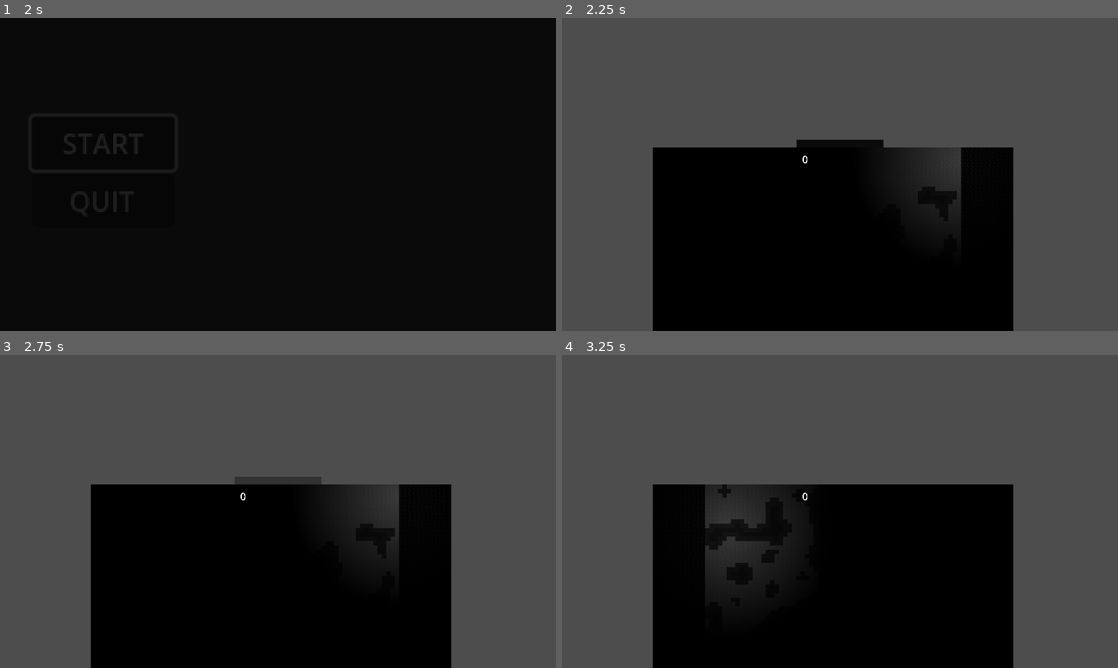
Above: before the commit, frames 1-4 (two rows, left to right).
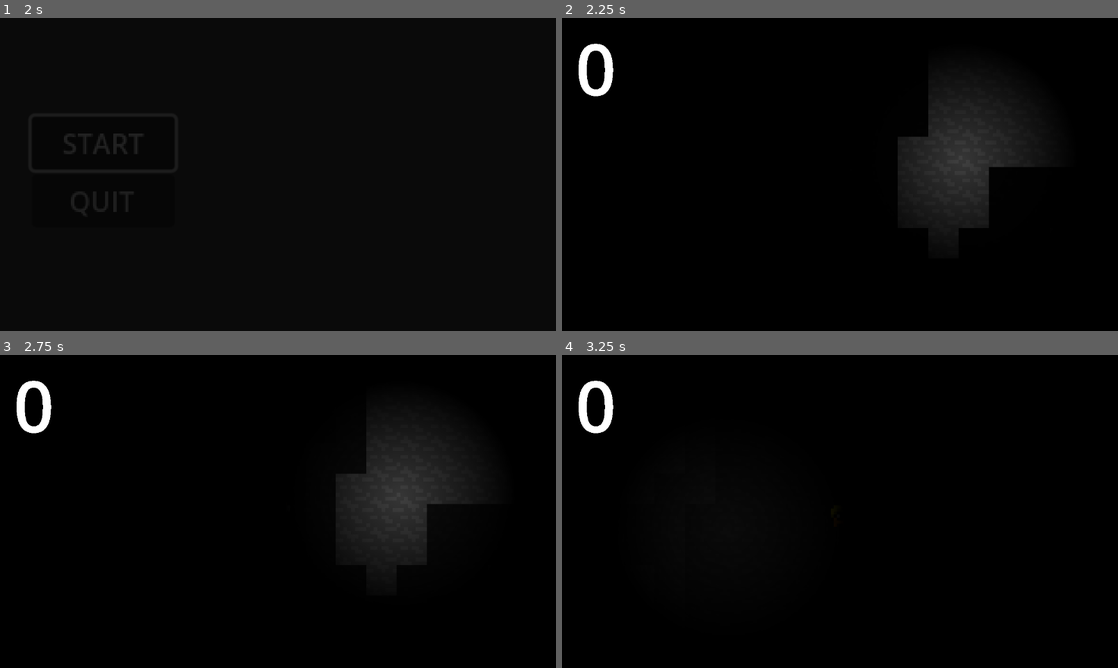
Above: after the commit, the same moments.

Repository: SheEldenOnMyRingUntilITarnished/GDD-223-Game-1-Week-Jam-
Game: Godot game, scene res://Scenes/main_menu.tscn
Two runs of this game, one before a commit and one after it. Both use one fixed random seed, a clock stepped at 60 frames per second and the inputs below.
Inputs (mouse positions are in pixels of both pictures, inside the frame that each line leads up to):
- Up to frame 1 (2 s): click "START" at 0.5 s; click "START" at 1.25 s
- Up to frame 2 (2.25 s): move the mouse to (962, 158) at 2.02 s; hold D (Player_Right) from 2.03 s (still down); tap E (Player_Interact) at 2.1 s
- Up to frame 3 (2.75 s): keep holding D (Player_Right); tap Space (Player_Jump) at 2.27 s
- Up to frame 4 (3.25 s): keep holding D (Player_Right); tap Enter at 2.75 s; move the mouse to (728, 527) at 2.77 s; tap Down (Player_Pickaxe_Down) at 2.85 s; tap Space (Player_Jump) at 3.02 s

Frame 1 is identical in both runs. In frame 2, 63% of the frame differs, in the area x 0-100%, y 0-100%; in frame 3, 64%; in frame 4, 64%.

Commit message:
Fixed issue with camera size

Diff:
--- /dev/null
+++ b/Prefabs/Blocks/Winning_block_prefab.tscn
@@ -0,0 +1,13 @@
+[gd_scene load_steps=3 format=3 uid="uid://b0sba2jxireex"]
+
+[ext_resource type="PackedScene" uid="uid://f1j1yp33pky1" path="res://Prefabs/basic_block_prefab.tscn" id="1_p7r2n"]
+[ext_resource type="Script" uid="uid://deumahbt68tjc" path="res://Scripts/Blocks/winning_block_data.gd" id="2_p7r2n"]
+
+[node name="Node2D" instance=ExtResource("1_p7r2n")]
+script = ExtResource("2_p7r2n")
+
+[node name="CollisionShape2D" parent="." index="0"]
+disabled = true
+
+[node name="Sprite2D" parent="." index="1"]
+frame = 4
--- a/Scenes/main_game.tscn
+++ b/Scenes/main_game.tscn
@@ -53,6 +53,42 @@
 "update": 1,
 "values": [true, true]
 }
+tracks/2/type = "value"
+tracks/2/imported = false
+tracks/2/enabled = false
+tracks/2/path = NodePath("Player/Camera2D/Label:visible")
+tracks/2/interp = 1
+tracks/2/loop_wrap = true
+tracks/2/keys = {
+"times": PackedFloat32Array(),
+"transitions": PackedFloat32Array(),
+"update": 1,
+"values": []
+}
+tracks/3/type = "value"
+tracks/3/imported = false
+tracks/3/enabled = false
+tracks/3/path = NodePath("Player/Camera2D/Restart_Button:visible")
+tracks/3/interp = 1
+tracks/3/loop_wrap = true
+tracks/3/keys = {
+"times": PackedFloat32Array(),
+"transitions": PackedFloat32Array(),
+"update": 1,
+"values": []
+}
+tracks/4/type = "value"
+tracks/4/imported = false
+tracks/4/enabled = false
+tracks/4/path = NodePath("Player/Camera2D/Menu_Button:visible")
+tracks/4/interp = 1
+tracks/4/loop_wrap = true
+tracks/4/keys = {
+"times": PackedFloat32Array(),
+"transitions": PackedFloat32Array(),
+"update": 1,
+"values": []
+}
 
 [sub_resource type="Animation" id="Animation_bb2iq"]
 resource_name = "Fade_To_Black"
@@ -80,6 +116,42 @@
 "update": 1,
 "values": [true]
 }
+tracks/2/type = "value"
+tracks/2/imported = false
+tracks/2/enabled = true
+tracks/2/path = NodePath("Player/Camera2D/Label:visible")
+tracks/2/interp = 1
+tracks/2/loop_wrap = true
+tracks/2/keys = {
+"times": PackedFloat32Array(0, 0.6),
+"transitions": PackedFloat32Array(1, 1),
+"update": 1,
+"values": [false, true]
+}
+tracks/3/type = "value"
+tracks/3/imported = false
+tracks/3/enabled = true
+tracks/3/path = NodePath("Player/Camera2D/Restart_Button:visible")
+tracks/3/interp = 1
+tracks/3/loop_wrap = true
+tracks/3/keys = {
+"times": PackedFloat32Array(0, 0.6),
+"transitions": PackedFloat32Array(1, 1),
+"update": 1,
+"values": [false, true]
+}
+tracks/4/type = "value"
+tracks/4/imported = false
+tracks/4/enabled = true
+tracks/4/path = NodePath("Player/Camera2D/Menu_Button:visible")
+tracks/4/interp = 1
+tracks/4/loop_wrap = true
+tracks/4/keys = {
+"times": PackedFloat32Array(0, 0.6),
+"transitions": PackedFloat32Array(1, 1),
+"update": 1,
+"values": [false, true]
+}
 
 [sub_resource type="Animation" id="Animation_6j5ir"]
 length = 0.001
@@ -107,6 +179,42 @@
 "update": 1,
 "values": [false]
 }
+tracks/2/type = "value"
+tracks/2/imported = false
+tracks/2/enabled = true
+tracks/2/path = NodePath("Player/Camera2D/Label:visible")
+tracks/2/interp = 1
+tracks/2/loop_wrap = true
+tracks/2/keys = {
+"times": PackedFloat32Array(0),
+"transitions": PackedFloat32Array(1),
+"update": 1,
+"values": [false]
+}
+tracks/3/type = "value"
+tracks/3/imported = false
+tracks/3/enabled = true
+tracks/3/path = NodePath("Player/Camera2D/Restart_Button:visible")
+tracks/3/interp = 1
+tracks/3/loop_wrap = true
+tracks/3/keys = {
+"times": PackedFloat32Array(0),
+"transitions": PackedFloat32Array(1),
+"update": 1,
+"values": [false]
+}
+tracks/4/type = "value"
+tracks/4/imported = false
+tracks/4/enabled = true
+tracks/4/path = NodePath("Player/Camera2D/Menu_Button:visible")
+tracks/4/interp = 1
+tracks/4/loop_wrap = true
+tracks/4/keys = {
+"times": PackedFloat32Array(0),
+"transitions": PackedFloat32Array(1),
+"update": 1,
+"values": [false]
+}
 
 [sub_resource type="AnimationLibrary" id="AnimationLibrary_6j5ir"]
 _data = {
@@ -138,40 +246,38 @@
 mouse_filter = 1
 color = Color(0, 0, 0, 1)
 
-[node name="Label" type="Label" parent="Player/Camera2D/ColorRect"]
+[node name="Label" type="Label" parent="Player/Camera2D"]
 visible = false
 z_index = 100
 material = SubResource("CanvasItemMaterial_bb2iq")
-layout_mode = 0
-offset_left = 3.0
-offset_top = 46.0
-offset_right = 206.0
-offset_bottom = 113.0
+offset_left = -97.0
+offset_top = -34.0
+offset_right = 106.0
+offset_bottom = 33.0
+theme_override_colors/font_color = Color(1, 1, 1, 1)
 text = "You have Died"
 label_settings = SubResource("LabelSettings_bb2iq")
 horizontal_alignment = 1
 
-[node name="Restart_Button" type="Button" parent="Player/Camera2D/ColorRect"]
+[node name="Restart_Button" type="Button" parent="Player/Camera2D"]
 visible = false
 z_index = 100
 material = SubResource("CanvasItemMaterial_bb2iq")
-layout_mode = 0
-offset_left = 78.0
-offset_top = 85.0
-offset_right = 162.0
-offset_bottom = 116.0
+offset_left = -22.0
+offset_top = 5.0
+offset_right = 62.0
+offset_bottom = 36.0
 scale = Vector2(0.56000125, 0.56000125)
 text = "RETRY"
 
-[node name="Menu_Button" type="Button" parent="Player/Camera2D/ColorRect"]
+[node name="Menu_Button" type="Button" parent="Player/Camera2D"]
 visible = false
 z_index = 100
 material = SubResource("CanvasItemMaterial_bb2iq")
-layout_mode = 0
-offset_left = 78.0
-offset_top = 102.0
-offset_right = 162.0
-offset_bottom = 133.0
+offset_left = -22.0
+offset_top = 22.0
+offset_right = 62.0
+offset_bottom = 53.0
 scale = Vector2(0.56000125, 0.56000125)
 text = "MENU"
 
@@ -223,6 +329,6 @@
 
 [connection signal="update_camera" from="Player" to="Player/Camera2D" method="_on_player_update_camera"]
 [connection signal="update_money" from="Player" to="Player/Control/VSplitContainer/Label" method="_on_player_update_money"]
-[connection signal="pressed" from="Player/Camera2D/ColorRect/Restart_Button" to="Player/Camera2D" method="_on_restart_button_pressed"]
-[connection signal="pressed" from="Player/Camera2D/ColorRect/Menu_Button" to="Player/Camera2D" method="_on_menu_button_2_pressed"]
-[connection signal="pressed" from="Player/Camera2D/ColorRect/Menu_Button" to="Player/Camera2D" method="_on_menu_button_pressed"]
+[connection signal="pressed" from="Player/Camera2D/Restart_Button" to="Player/Camera2D" method="_on_restart_button_pressed"]
+[connection signal="pressed" from="Player/Camera2D/Menu_Button" to="Player/Camera2D" method="_on_menu_button_pressed"]
+[connection signal="pressed" from="Player/Camera2D/Menu_Button" to="Player/Camera2D" method="_on_menu_button_2_pressed"]
--- /dev/null
+++ b/Scripts/Blocks/winning_block_data.gd
@@ -0,0 +1,5 @@
+extends "res://Scripts/basic_block_data.gd"
+
+func _ready() -> void:
+	mineable = false
+	value = 999999999
--- a/Scripts/cave_generator.gd
+++ b/Scripts/cave_generator.gd
@@ -11,8 +11,8 @@
 const WIDTH: float = 60
 const HEIGHT_OF_FALL_AREA: float = 300
 const SHOP_HEIGHT: float = 12
-const HEIGHT_OF_CAVE: float = 600
-const HEIGHT_OF_WIN_ROOM: float = 30
+const HEIGHT_OF_CAVE: float = 800
+const HEIGHT_OF_WIN_ROOM: float = 230
 const THICKNESS_OF_BORDERS: float = 12
 const CELL_SIZE: float = 10.0
 const CAVE_SMOOTHING: float = 4
@@ -28,6 +28,9 @@
 const SILVER_ORE_BLOCK = preload("res://Prefabs/Blocks/silver_block_prefab.tscn")
 const GOLD_ORE_BLOCK = preload("res://Prefabs/Blocks/gold_block_prefab.tscn")
 const DIAMOND_BLOCK = preload("res://Prefabs/Blocks/diamond_block.tscn")
+
+const WINNING_BLOCK = preload("res://Prefabs/Blocks/Winning_block_prefab.tscn")
+
 const BEDROCK_BLOCK = preload("res://Prefabs/Blocks/bedrock_block_prefab.tscn")
 
 #DECORATIONS
@@ -71,7 +74,7 @@
 					grid[x].append(randf() > 0.45)
 
 			for y in range(HEIGHT_OF_WIN_ROOM):
-				grid[x].append(true)
+				grid[x].append(false)
 
 #Takes the random false points across the graph and enlargens them creating realistic erosion
 func generate_cave():
@@ -173,25 +176,30 @@
 						add_child(cell)
 			else:
 				if cell == null:
-					var wall_count = count_neighboring_walls(x, y)
-					if wall_count > 0:
-						cell = BACKGROUND_BLOCK.instantiate()
+					if y > HEIGHT_OF_CAVE - HEIGHT_OF_WIN_ROOM:
+						cell = WINNING_BLOCK.instantiate()
+						cell.position = Vector2(x * CELL_SIZE, y * CELL_SIZE)
+						add_child(cell)
 					else:
-						wall_count += count_neighboring_walls(x+1, y)
-						wall_count += count_neighboring_walls(x-1, y)
-						wall_count += count_neighboring_walls(x+1, y-1)
-						wall_count += count_neighboring_walls(x-1, y+1)
-						wall_count += count_neighboring_walls(x+1, y+1)
-						wall_count += count_neighboring_walls(x-1, y-1)
-						wall_count += count_neighboring_walls(x, y+1)
-						wall_count += count_neighboring_walls(x, y-1)
+						var wall_count = count_neighboring_walls(x, y)
 						if wall_count > 0:
-							cell = DEEP_BACKGROUND_BLOCK.instantiate()
+							cell = BACKGROUND_BLOCK.instantiate()
 						else:
-							cell = DEEPEST_BACKGROUND_BLOCK.instantiate()
-
-					cell.position = Vector2(x * CELL_SIZE, y * CELL_SIZE)
-					add_child(cell)
+							wall_count += count_neighboring_walls(x+1, y)
+							wall_count += count_neighboring_walls(x-1, y)
+							wall_count += count_neighboring_walls(x+1, y-1)
+							wall_count += count_neighboring_walls(x-1, y+1)
+							wall_count += count_neighboring_walls(x+1, y+1)
+							wall_count += count_neighboring_walls(x-1, y-1)
+							wall_count += count_neighboring_walls(x, y+1)
+							wall_count += count_neighboring_walls(x, y-1)
+							if wall_count > 0:
+								cell = DEEP_BACKGROUND_BLOCK.instantiate()
+							else:
+								cell = DEEPEST_BACKGROUND_BLOCK.instantiate()
+
+						cell.position = Vector2(x * CELL_SIZE, y * CELL_SIZE)
+						add_child(cell)
 
 		#if x == WIDTH/COUNT_OF_TORCHS * amount_of_torchs:
 		#	amount_of_torchs += 1
--- a/Scripts/player_movement.gd
+++ b/Scripts/player_movement.gd
@@ -36,11 +36,11 @@
 var mining_fortune: float = 1.0
 
 #Light Stats
-var max_lamp_size: float = 1
-var lamp_decrease_speed: float = 0#0.1#0.0005
+var max_lamp_size: float = 0.15
+var lamp_decrease_speed: float = 1#0.0005
 
 #Camera Stats
-var max_camera_size: float = 1
+var max_camera_size: float = 7
 
 func _ready() -> void:
 	Input.set_mouse_mode(Input.MOUSE_MODE_CONFINED_HIDDEN)
Not shown, added: Scripts/Blocks/winning_block_data.gd.uid
